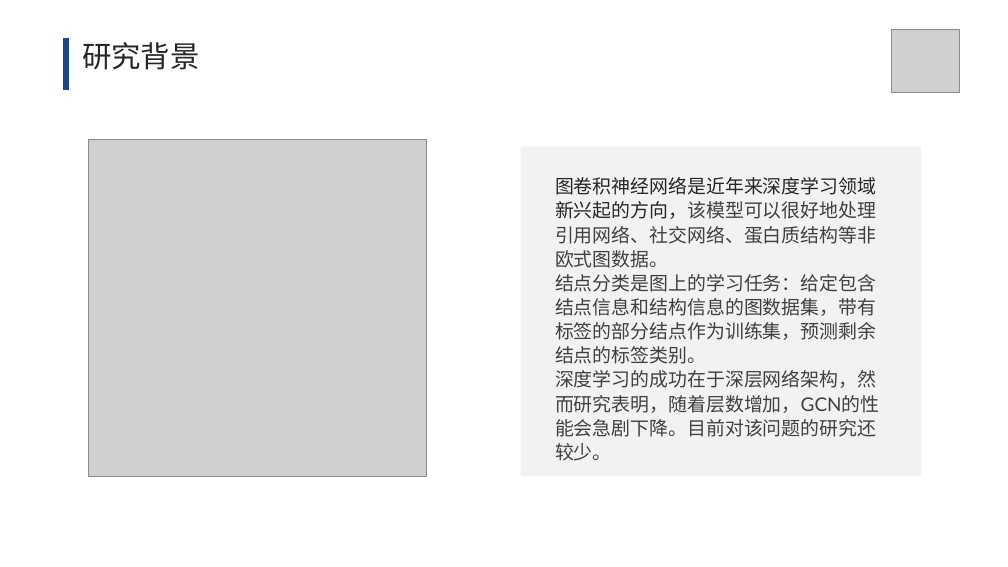
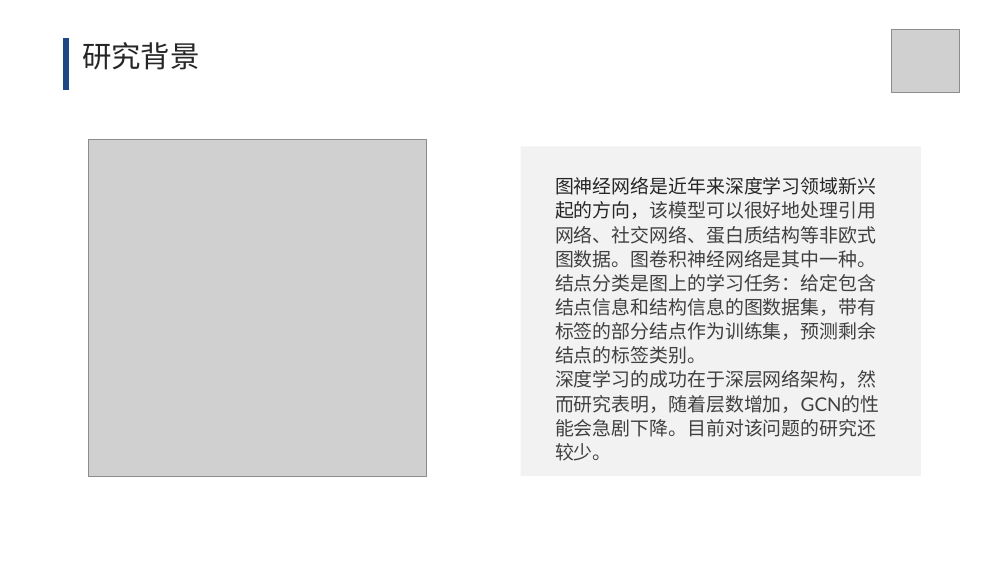
Before and after one commit to lt610/DeepGCN, a slide deck: slide 4 of 毕设提交/ppt/答辩ppt.pptx. Drawn at 1008x567 pixels with LibreOffice and Linux fonts; fonts in the diff are those of the drawing; grey boxes stand for pictures. Boxes give left, top, right and bottom in pixels: in the first picture for what was removed or moved away, otherwise in the second. Text is boxed around its words. In the diff, an @@ line names an element or a change of style, - is before the commit and + after.

```diff
--- a/毕设提交/ppt/答辩ppt.pptx
+++ b/毕设提交/ppt/答辩ppt.pptx
@@ text at [555,177,876,268]: text changed @@
-图卷积神经网络是近年来深度学习领域新兴起的方向，该模型可以很好地处理引用网络、社交网络、蛋白质结构等非欧式图数据。
+图神经网络是近年来深度学习领域新兴起的方向，该模型可以很好地处理引用网络、社交网络、蛋白质结构等非欧式图数据。图卷积神经网络是其中一种。
```
Also in this commit, not shown: 7 other slides changed, 1 slide added, 13 slides removed.
